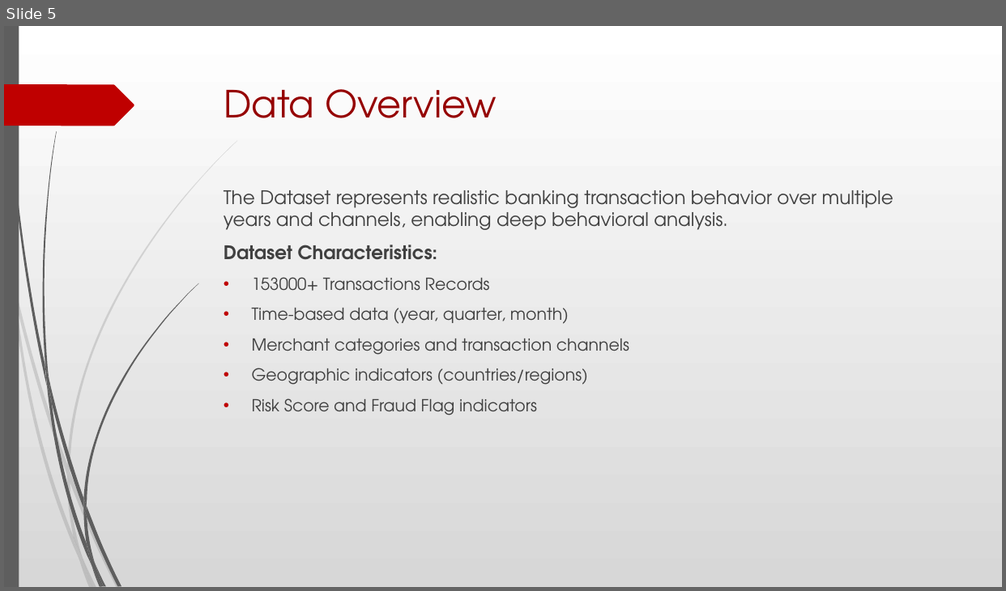
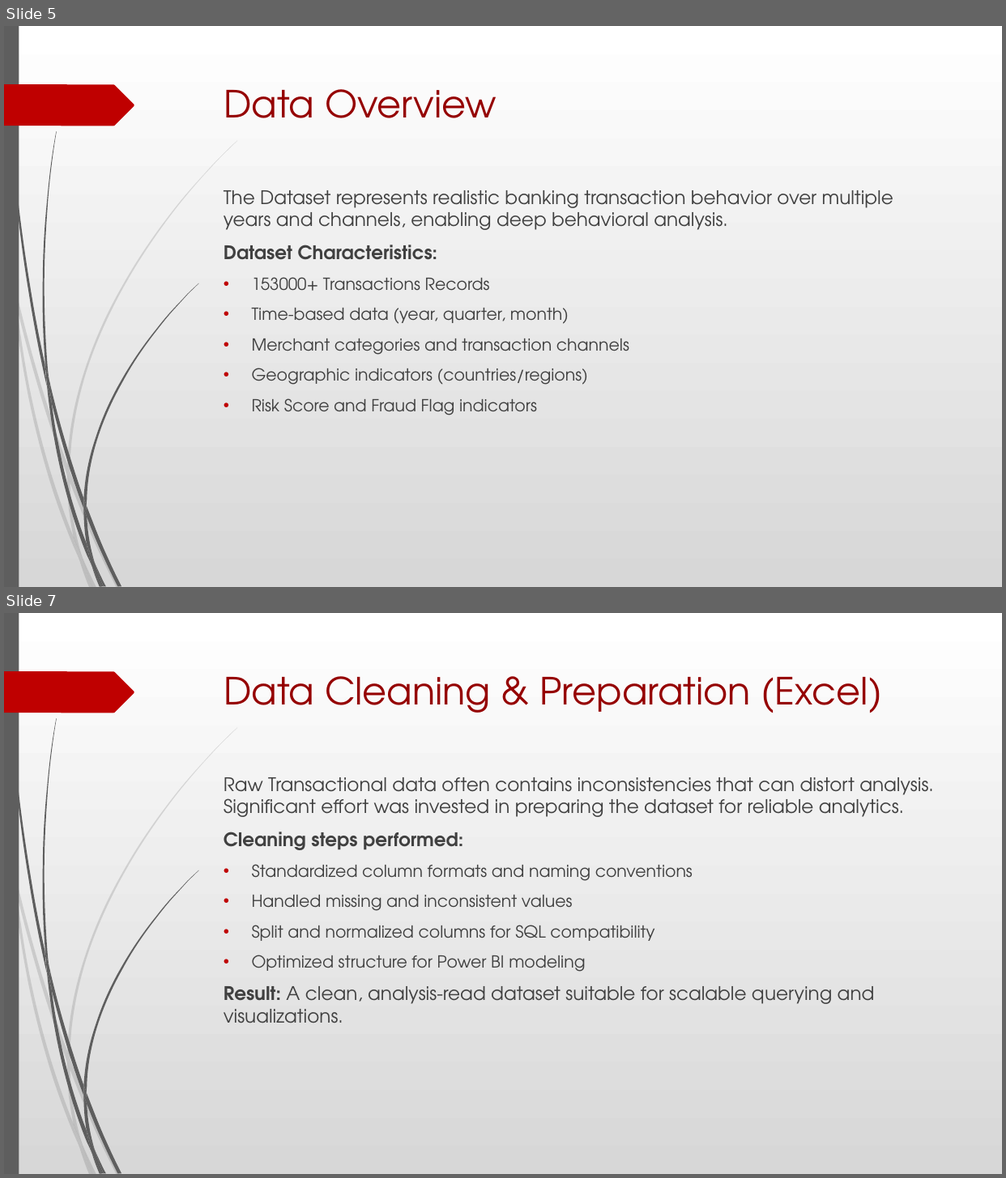
Before and after one commit to Garvdudy/ETL-Banking-Transactions-Combined-Pipeline-Project, a slide deck: Global Banking Fraud Detection & Risk Analysis Presentation.pptx. Shown one above the other, each under a label of ours: slide 5 before the commit, slides 5 and 7 after it; the slides between them are not shown. The pictures are 1006x591 and 1006x1178 pixels, drawn with LibreOffice and Linux fonts; fonts in the diff are those of the drawing. Boxes give left, top, right and bottom in pixels: in the first picture for what was removed or moved away, otherwise in the second. Text is boxed around its words. In the diff, an @@ line names an element or a change of style, - is before the commit and + after.

```diff
--- a/Global Banking Fraud Detection & Risk Analysis Presentation.pptx
+++ b/Global Banking Fraud Detection & Risk Analysis Presentation.pptx
@@ slide 7 added at (x1=4, y1=613, x2=1002, y2=1174), background gradient #FFFFFF to #D7D7D7; not listed: 24 template elements that a slide beside it also shows @@
@@ title added at (x1=224, y1=676, x2=882, y2=713), 36 pt, text #950000 @@
+Data Cleaning & Preparation (Excel)
@@ text added at (x1=224, y1=777, x2=934, y2=1024), 18 pt, text #404040 @@
+Raw Transactional data often contains inconsistencies that can distort analysis. Significant effort was invested in preparing the dataset for reliable analytics.
+Cleaning steps performed:
+• Standardized column formats and naming conventions
+• Handled missing and inconsistent values
+• Split and normalized columns for SQL compatibility
+• Optimized structure for Power BI modeling
+Result: A clean, analysis-read dataset suitable for scalable querying and visualizations.
```
Also in this commit, not shown: 1 slide changed, 2 other slides added, 1 slide removed, 1 other file.
